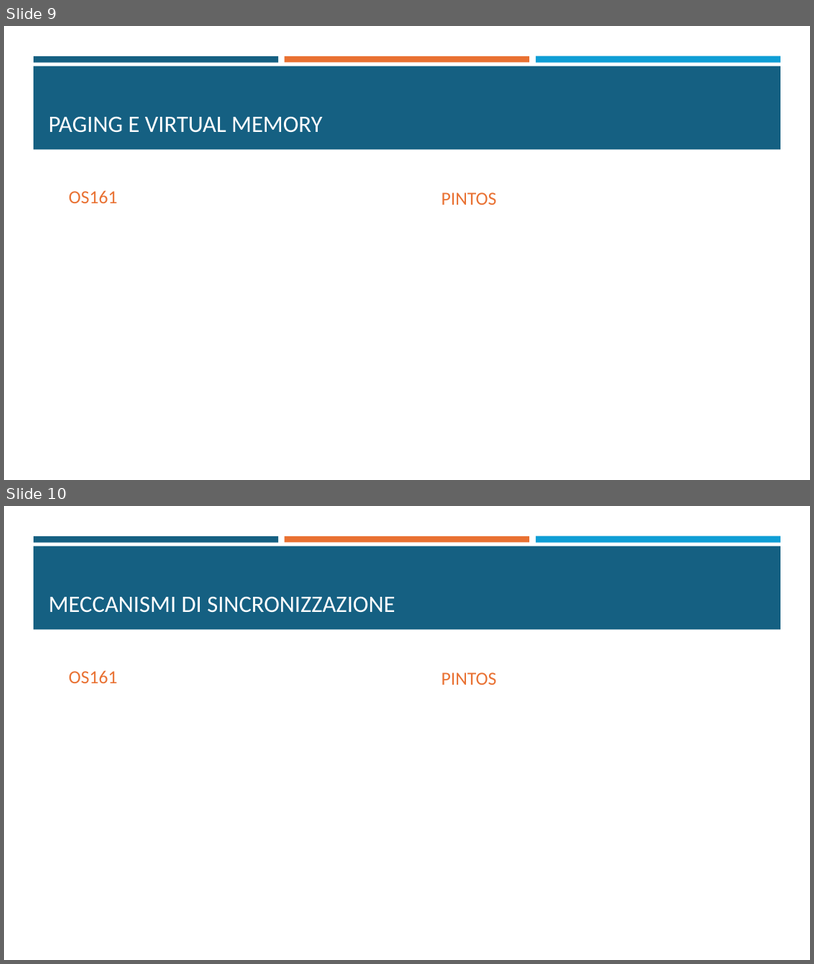
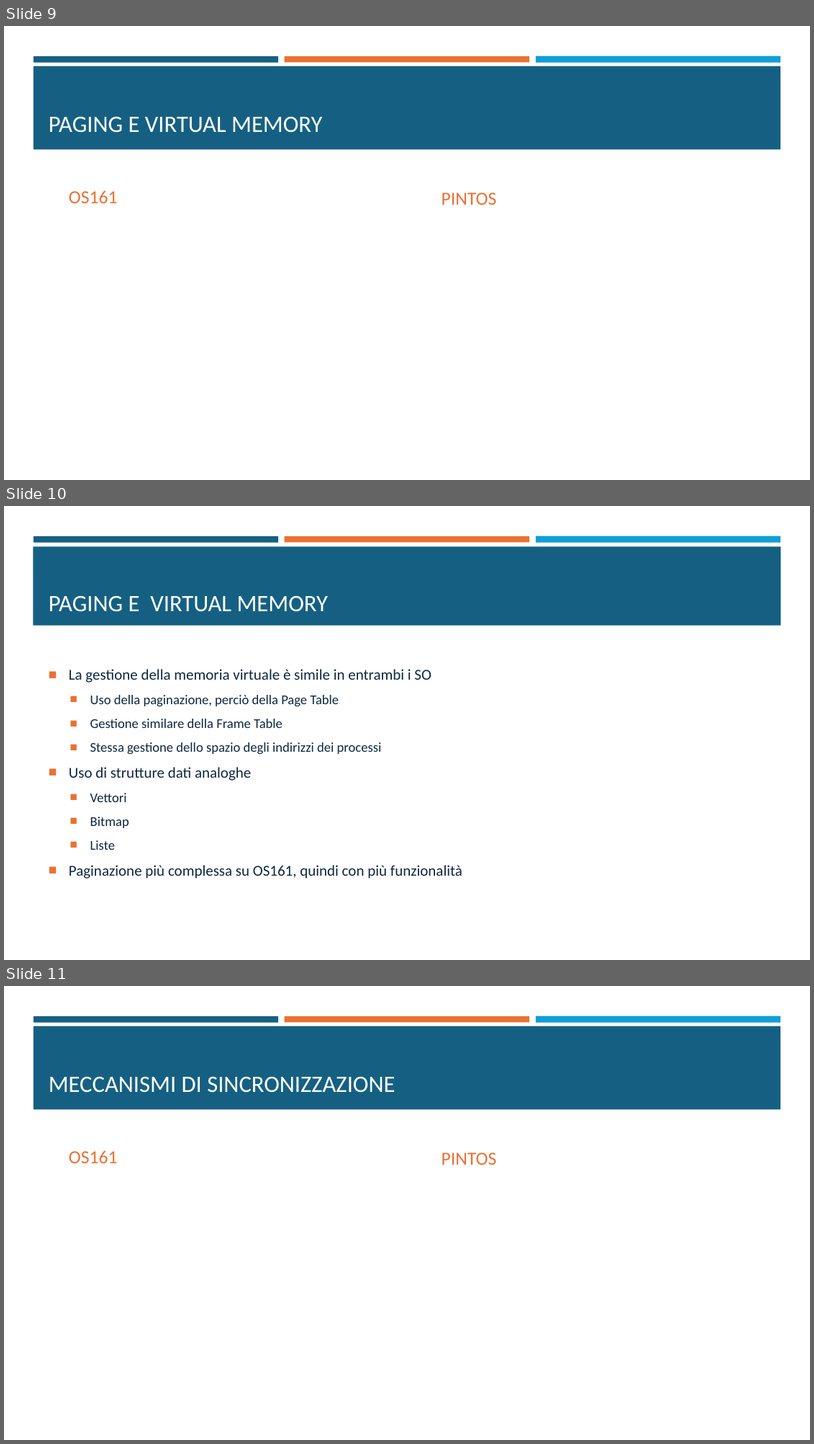
Before and after one commit to fraancyM/PintOS, a slide deck: Progetto_SO.pptx. Shown one above the other, each under a label of ours: slides 9 and 10 before the commit, slides 9, 10 and 11 after it. The pictures are 814x964 and 814x1444 pixels, drawn with LibreOffice and Linux fonts; fonts in the diff are those of the drawing. Boxes give left, top, right and bottom in pixels: in the first picture for what was removed or moved away, otherwise in the second. Text is boxed around its words. In the diff, an @@ line names an element or a change of style, - is before the commit and + after.

Commit message:
updated pptx

```diff
--- a/Progetto_SO.pptx
+++ b/Progetto_SO.pptx
@@ slide 10 added at bbox=[4, 506, 810, 960], background #FFFFFF; not listed: 3 template elements that a slide beside it also shows @@
@@ rectangle added at bbox=[33, 546, 782, 626], fill #156082 @@
@@ title added at bbox=[49, 595, 328, 612], 28 pt, text #FFFFFF @@
+PAGING E VIRTUAL MEMORY
@@ text added at bbox=[69, 669, 463, 878], 16 pt, text #0E2841 @@
+■ La gestione della memoria virtuale è simile in entrambi i SO
+  ■ Uso della paginazione, perciò della Page Table
+  ■ Gestione similare della Frame Table
+  ■ Stessa gestione dello spazio degli indirizzi dei processi
+■ Uso di strutture dati analoghe
+  ■ Vettori
+  ■ Bitmap
+  ■ Liste
+■ Paginazione più complessa su OS161, quindi con più funzionalità
@@ what was slide 10 is now slide 11 @@
```
